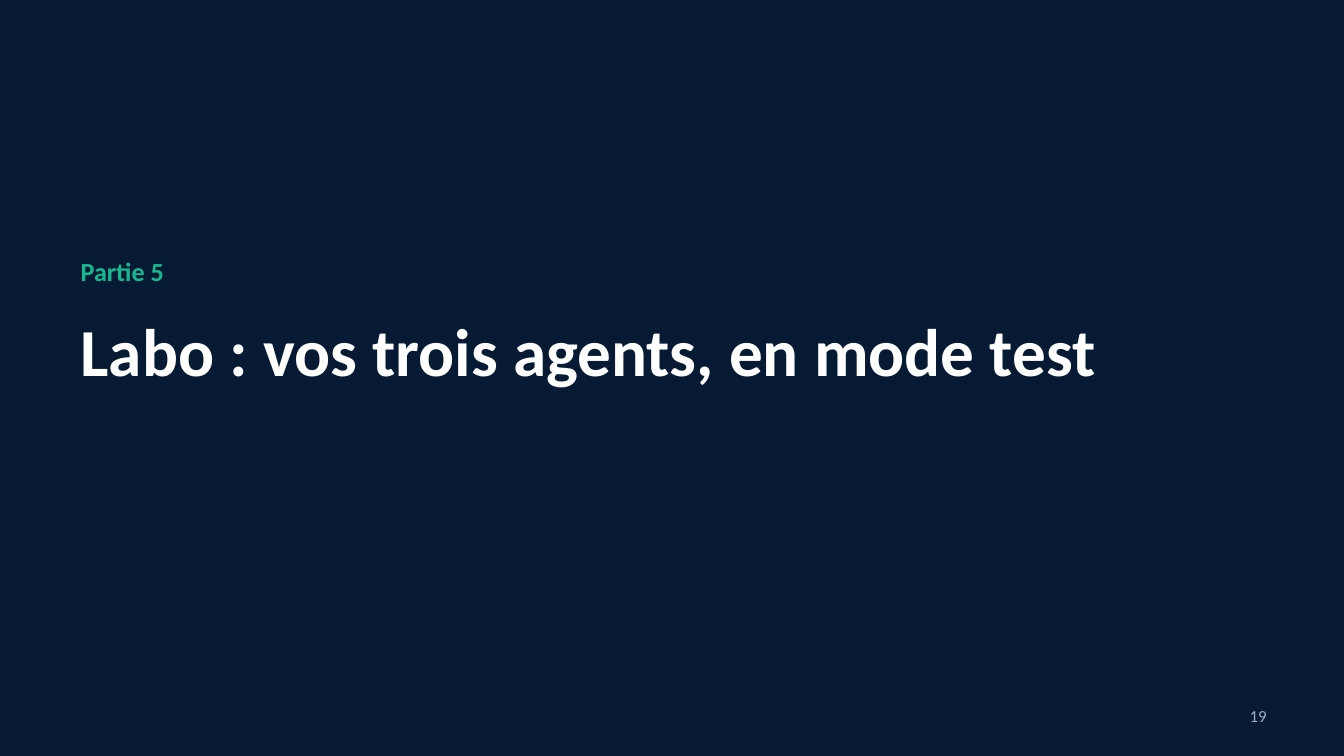
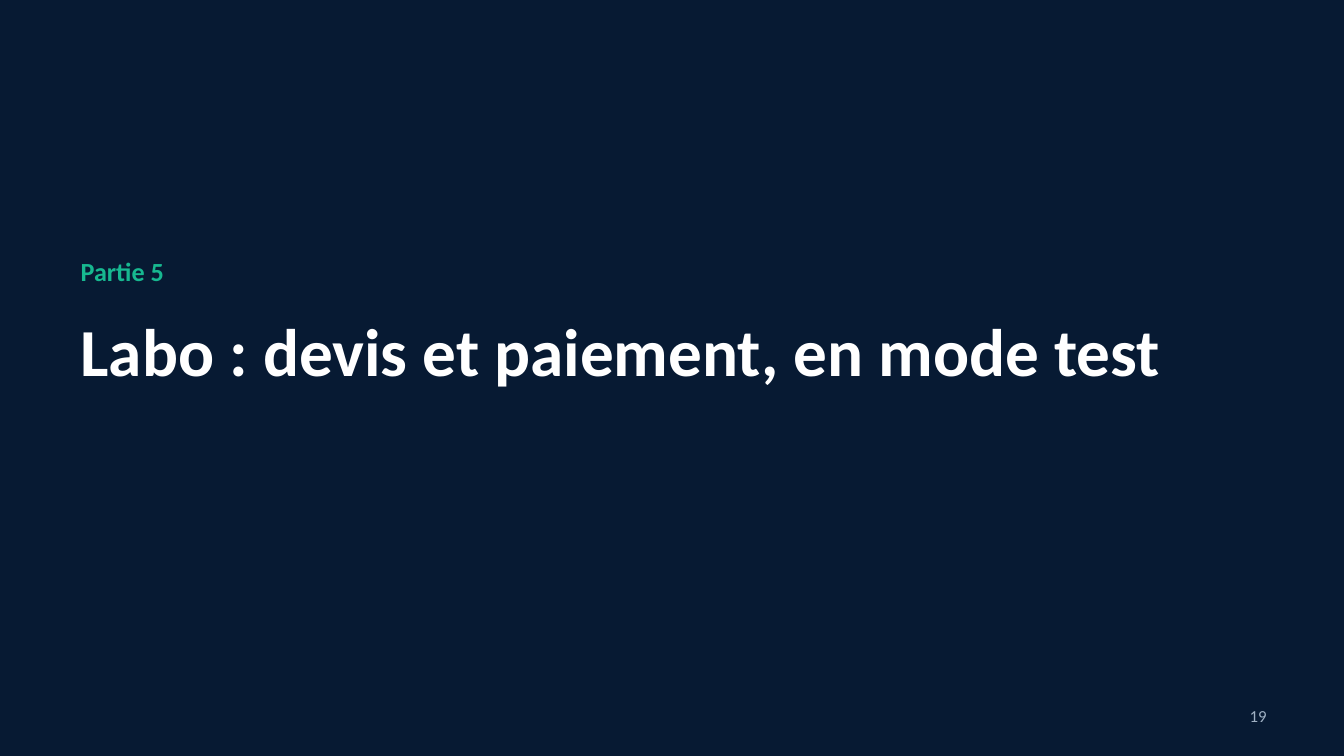
Before and after one commit to benyG/cisspbootcamp, a slide deck: slide 19 of content/library/files/Batisseur-IA-J4.pptx. Drawn at 1344x756 pixels with LibreOffice and Linux fonts; fonts in the diff are those of the drawing. Boxes give left, top, right and bottom in pixels: in the first picture for what was removed or moved away, otherwise in the second. Text is boxed around its words. In the diff, an @@ line names an element or a change of style, - is before the commit and + after.

```diff
--- a/content/library/files/Batisseur-IA-J4.pptx
+++ b/content/library/files/Batisseur-IA-J4.pptx
@@ title at (81, 329, 1160, 387): text changed @@
-Labo : vos trois agents, en mode test
+Labo : devis et paiement, en mode test
```
Also in this commit, not shown: 6 other slides changed, 7 other files.
